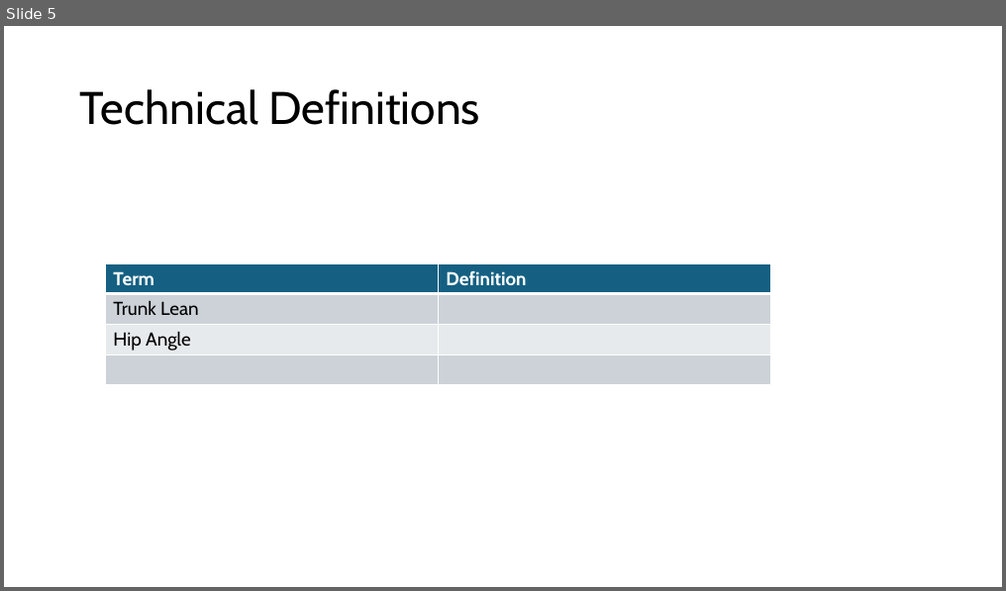
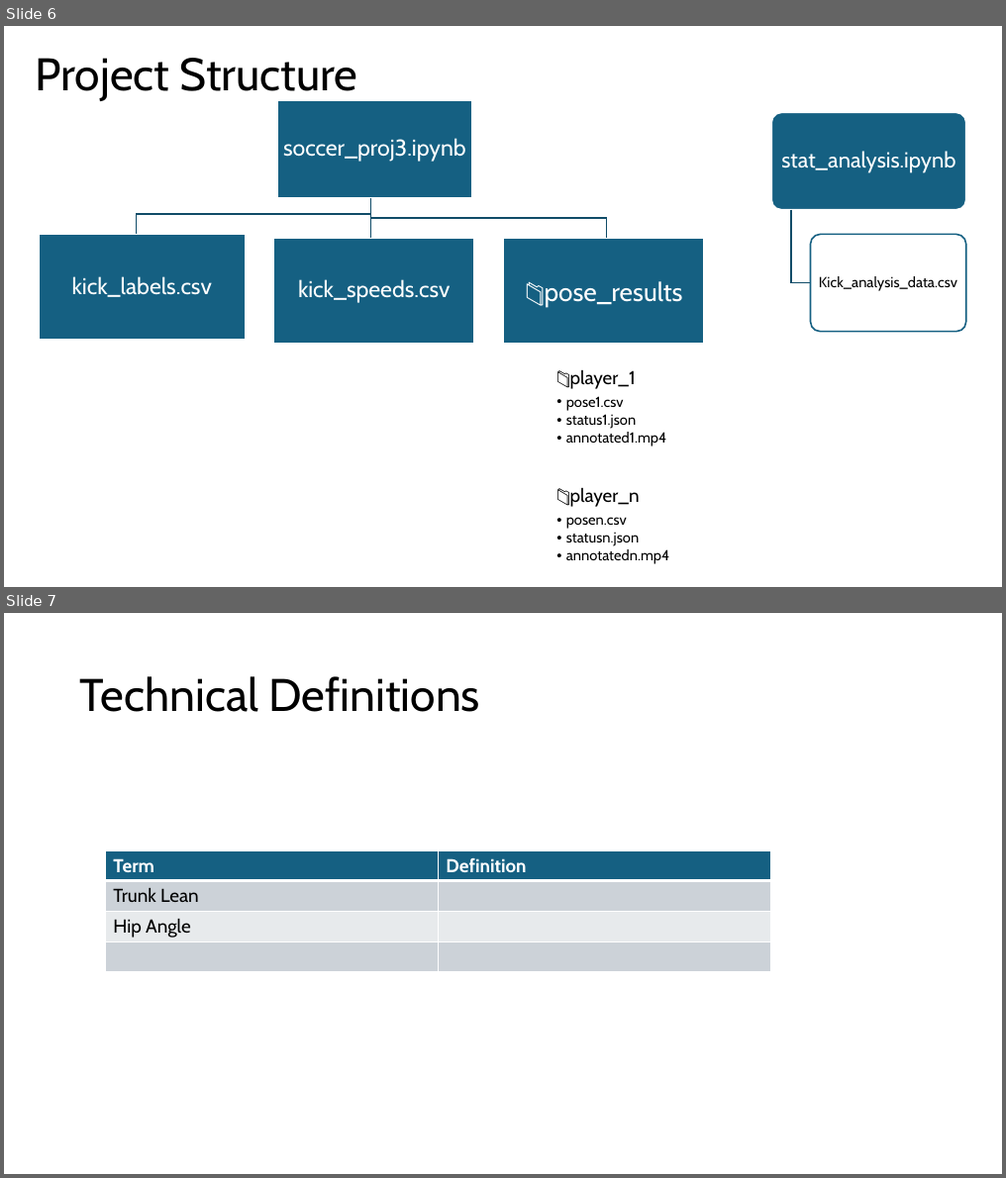
Before and after one commit to emmyregal/Soccer-Computer-Vision, a slide deck: Presentation.pptx. Shown one above the other, each under a label of ours: slide 5 before the commit, slides 6 and 7 after it. The pictures are 1006x591 and 1006x1178 pixels, drawn with LibreOffice and Linux fonts; fonts in the diff are those of the drawing. Boxes give left, top, right and bottom in pixels: in the first picture for what was removed or moved away, otherwise in the second. Text is boxed around its words. In the diff, an @@ line names an element or a change of style, - is before the commit and + after.

Commit message:
updating slides for proj outline

```diff
--- a/Presentation.pptx
+++ b/Presentation.pptx
@@ slide 6 added at (4,26,1002,587), background #FFFFFF @@
@@ title added at (36,58,358,100), 44 pt, text #000000 @@
+Project Structure
@@ group added at (39,101,704,344): 7 freeform shapes @@
+soccer_proj3.ipynb
+kick_labels.csv
+kick_speeds.csv
+pose_results
@@ freeform shape added at (509,246,699,340), fill #156082, 25 pt, text #FFFFFF @@
+📁pose_results
@@ group added at (771,113,966,332): 2 rounded rectangles, 2 texts, 1 freeform shape @@
+stat_analysis.ipynb
+Kick_analysis_data.csv
@@ freeform shape added at (551,364,704,458), fill #FFFFFF at 90% opacity, 14 pt, text #000000 @@
+📁player_1
+  • pose1.csv
+  • status1.json
+  • annotated1.mp4
@@ freeform shape added at (551,482,704,576), fill #FFFFFF at 90% opacity, 14 pt, text #000000 @@
+📁player_n
+  • posen.csv
+  • statusn.json
+  • annotatedn.mp4
@@ what was slide 5 is now slide 7 @@
```
Also in this commit, not shown: 2 slides changed, 1 other slide added, 2 other files.
